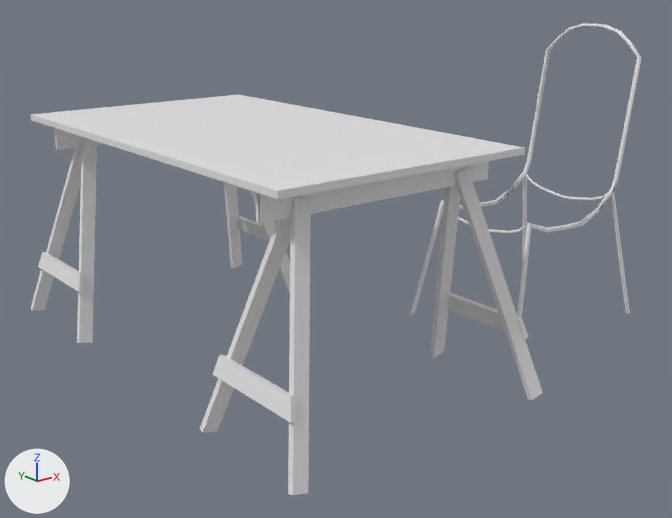
The Blender file exterior.blend, before and after one commit.
The view is the same before and after, from a 50 mm lens placed at (2.153, -0.371, 0.739), pointed at (2.856, 0.507, 0.388). The lights are fixed; the arrows at lower left show +X, +Y and +Z.
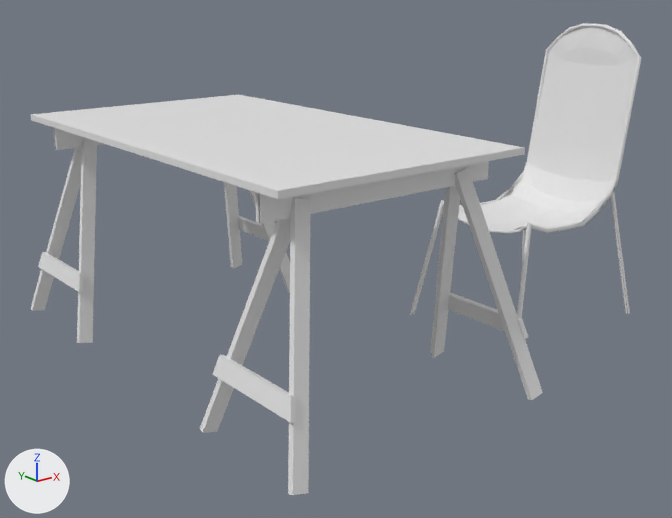
The edits, one by one:
me_circle is used by ob_circle; location (3.246, 0.406, 0.377); scale (0.00394, 0.00394, 0.00394).
me_circle had 894 vertices, 736 faces and spanned x -67.9..-7.3, y -23.9..0.0, z -22.9..73.9.
me_circle now has 932 vertices, 762 faces and spans x -67.9..-7.3, y -23.9..0.0, z -22.9..73.9.
me_circle part 1: a new loose piece of 38 vertices spanning x -58.7..-8.3, y -18.7..0.0, z 11.1..72.9.

Changed parts and their boxes (x1, y1, x2, y2) in the pictures (672 x 518 px):
part 1 of me_circle, added
    after: (458, 27, 637, 231)
